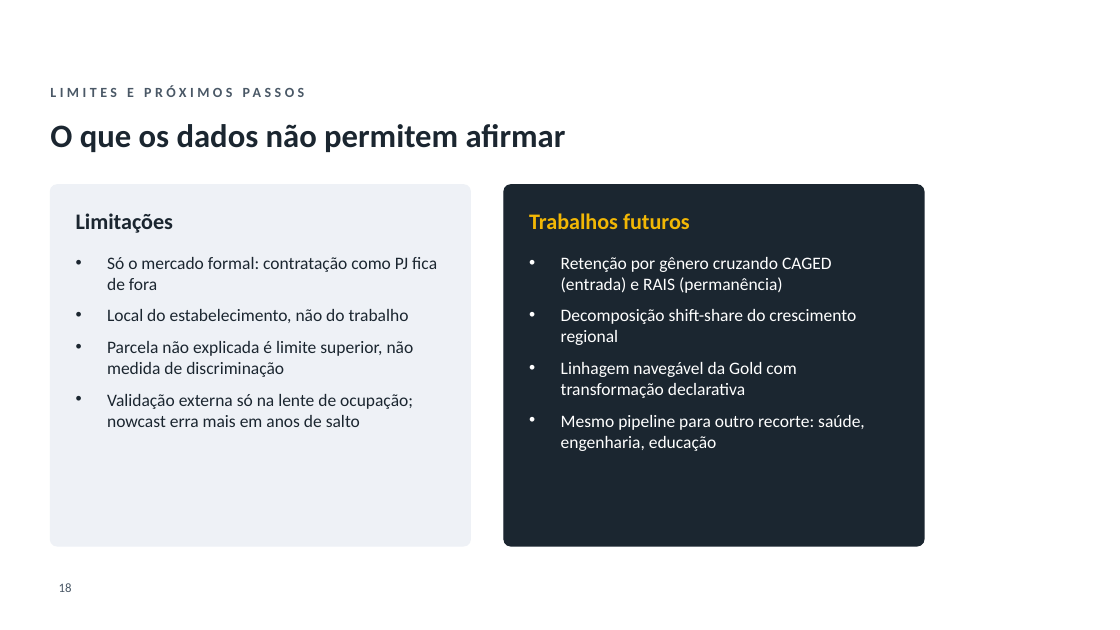
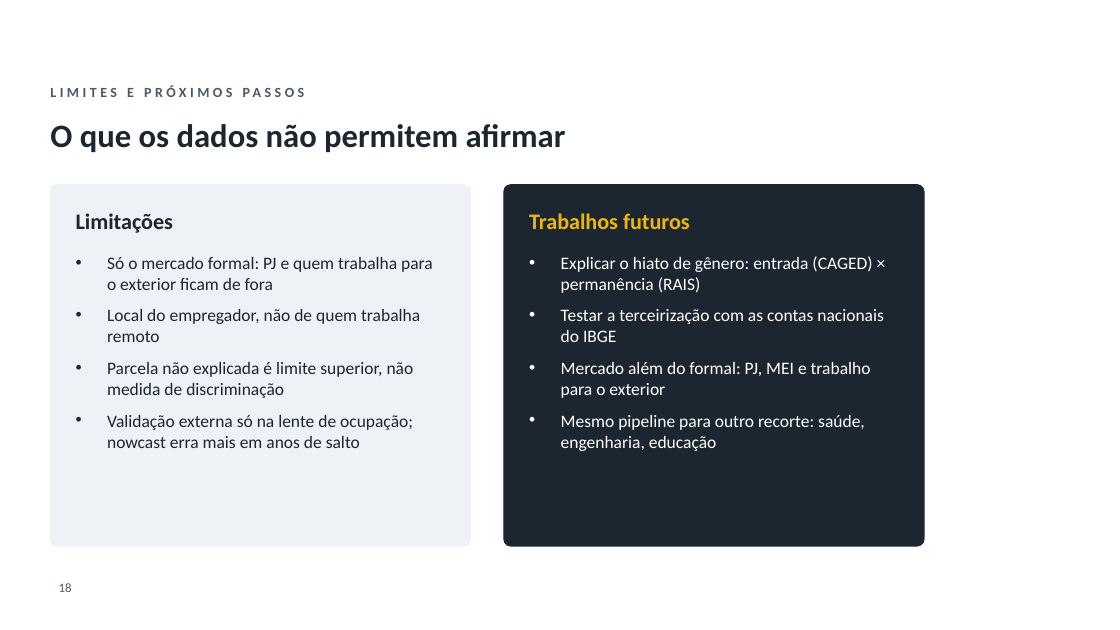
Before and after one commit to GianSE/mercadotech, a slide deck: slide 18 of apresentacao/apresentacao-tcc2.pptx. Drawn at 1120x630 pixels with LibreOffice and Linux fonts; fonts in the diff are those of the drawing; background and template pictures are left out. Boxes give left, top, right and bottom in pixels: in the first picture for what was removed or moved away, otherwise in the second. Text is boxed around its words. In the diff, an @@ line names an element or a change of style, - is before the commit and + after.

Commit message:
tcc: números da Gold sem o artefato de Rondônia; fases do crescimento, lentes no tempo, hiato ano a ano e conclusão reescrita

```diff
--- a/apresentacao/apresentacao-tcc2.pptx
+++ b/apresentacao/apresentacao-tcc2.pptx
@@ text at <box>107,257,433,342</box>: text changed @@
-• Só o mercado formal: contratação como PJ fica de fora
-• Local do estabelecimento, não do trabalho
+• Só o mercado formal: PJ e quem trabalha para o exterior ficam de fora
+• Local do empregador, não de quem trabalha remoto
@@ text at <box>561,256,884,398</box>: text changed @@
-• Retenção por gênero cruzando CAGED (entrada) e RAIS (permanência)
-• Decomposição shift-share do crescimento regional
-• Linhagem navegável da Gold com transformação declarativa
+• Explicar o hiato de gênero: entrada (CAGED) × permanência (RAIS)
+• Testar a terceirização com as contas nacionais do IBGE
+• Mercado além do formal: PJ, MEI e trabalho para o exterior
```
Also in this commit, not shown: 9 other slides changed, 17 other files.
